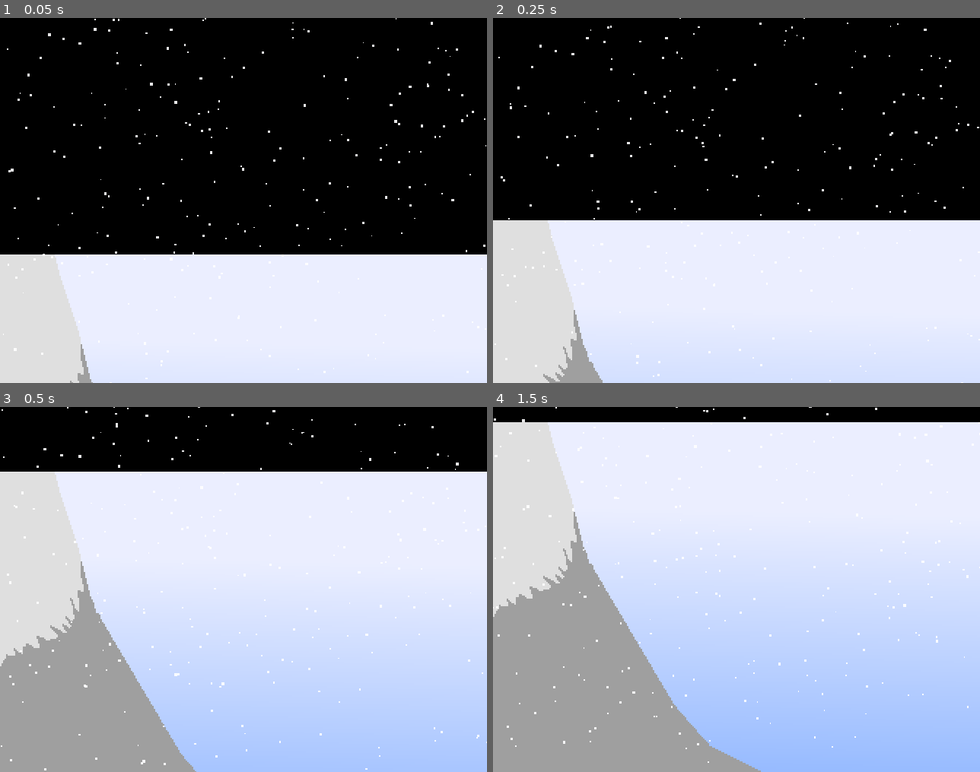
Above: before the commit, frames 1-4 (two rows, left to right).
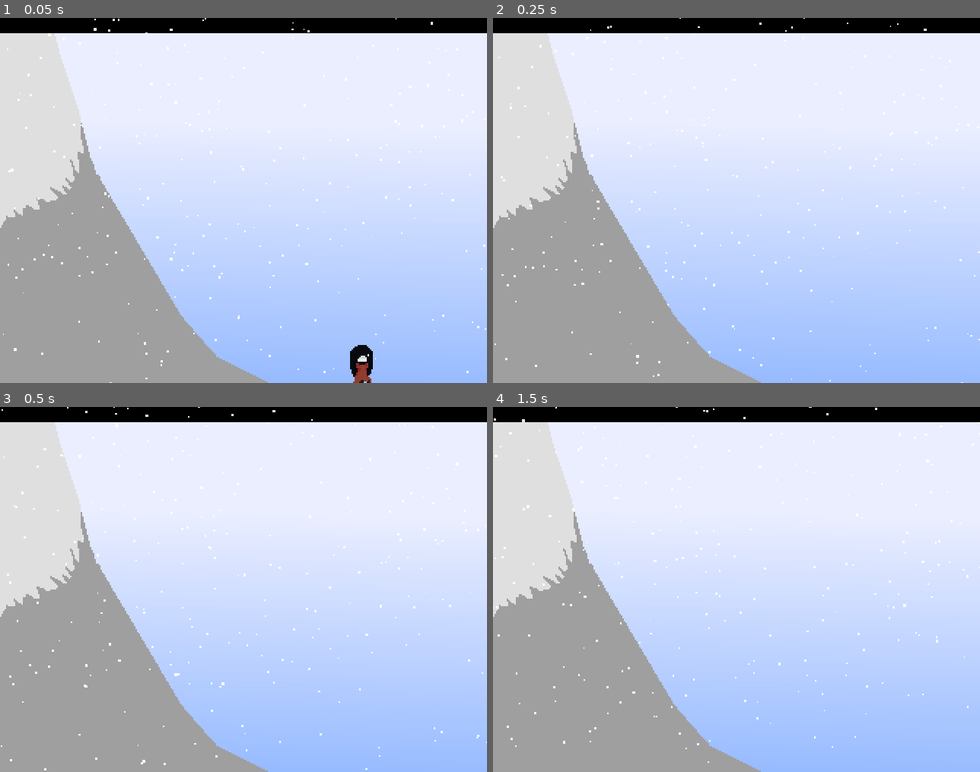
Above: after the commit, the same moments.

Repository: chukchageroj/gamejam
Game: Godot game, scene res://scenes/levels/final.tscn
The game is run twice, just before and just after one commit, with the same random seed, the same clock (stepped at 60 frames per second) and the same inputs. This scene is started directly instead of the project's main scene.
Inputs:
- Up to frame 1 (0.05 s): no input
- Up to frame 2 (0.25 s): no input
- Up to frame 3 (0.5 s): no input
- Up to frame 4 (1.5 s): hold D (right) from 0.53 s (still down); tap E (interact) at 0.6, 1.35 s; tap Space (jump) at 0.77 s

The runs differ from the first frame. In frame 1, 95% of the frame differs, in the area x 0-100%, y 4-100%; in frame 2, 95%; in frame 3, 20%; in frame 4, nothing differs.

Commit message:
Update final.tscn
player position fix

Diff:
--- a/scenes/levels/final.tscn
+++ b/scenes/levels/final.tscn
@@ -93,7 +93,7 @@
 metadata/_edit_lock_ = true
 
 [node name="Player" parent="." unique_id=1064505858 instance=ExtResource("3_d3hlp")]
-position = Vector2(4799, -266)
+position = Vector2(238, -14)
 speed = 300.0
 metadata/_edit_group_ = true
 
